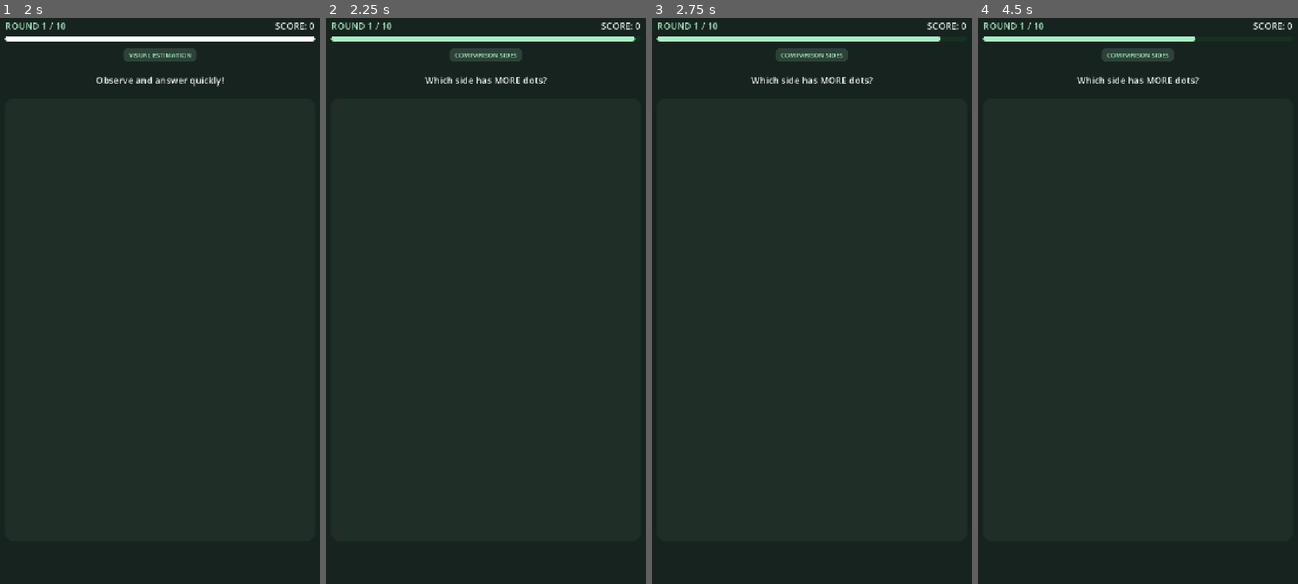
Above: before the commit, frames 1-4 (left to right).
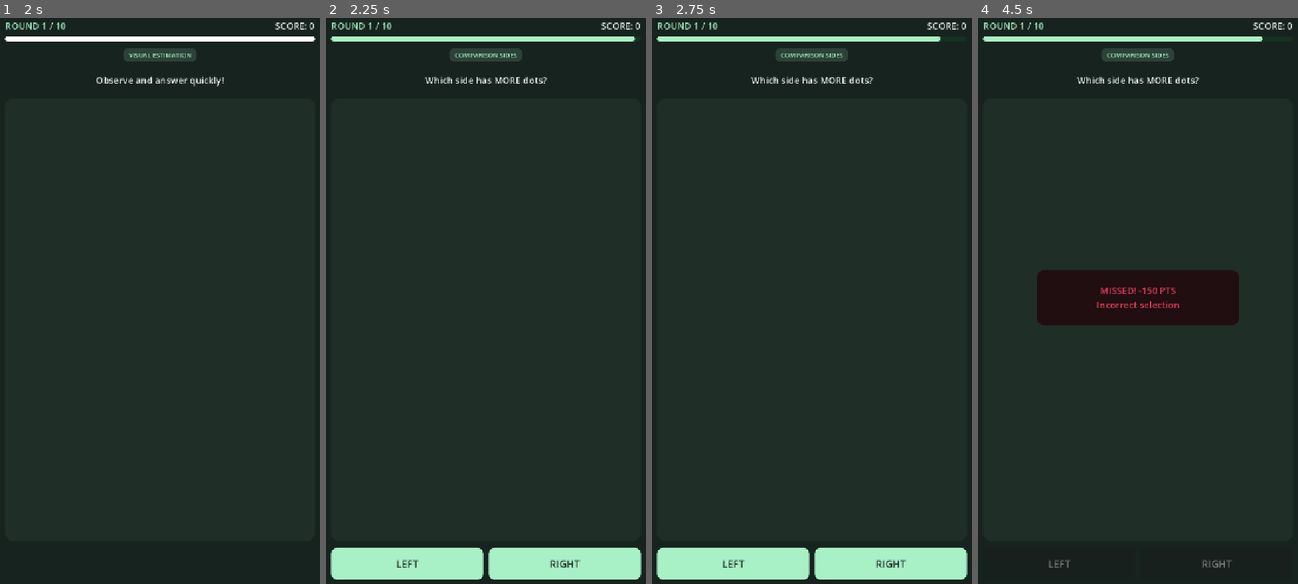
Above: after the commit, the same moments.

Repository: ni3yyn/spotrush
Game: Godot game, scene res://scenes/main/MainMenu.tscn
The game is run twice, just before and just after one commit, with the same random seed, the same clock (stepped at 60 frames per second) and the same inputs.
Inputs (mouse positions are in pixels of both pictures, inside the frame that each line leads up to):
- Up to frame 1 (2 s): click "PLAY SOLO CHALLENGE" at 0.5 s; tap Enter at 1.25 s; move the mouse to (233, 267) at 1.27 s; click (233, 267) at 1.42 s
- Up to frame 2 (2.25 s): tap Space at 2 s; move the mouse to (418, 329) at 2.02 s; click (418, 329) at 2.17 s
- Up to frame 3 (2.75 s): no input
- Up to frame 4 (4.5 s): click (1058, 561) at 2.75 s, where only the run after the commit has a clickable "LEFT"; tap Enter at 3.5 s; move the mouse to (1170, 165) at 3.52 s; click (1170, 165) at 3.67 s; tap Space at 4.25 s; move the mouse to (1122, 414) at 4.27 s; click (1122, 414) at 4.42 s

Frame 1 is identical in both runs. In frame 2, 5.4% of the frame differs, in the area x 1-99%, y 93-100%; in frame 3, 5.4%; in frame 4, 6.4%, in the area x 18-89%, y 3-98%.
Error before the commit: Invalid access to property or key 'theme_override_font_sizes' on a base object of type 'Button'. (res://scripts/ui/ChallengeView.gd:54)

Commit message:
fix: resolve theme_override_font_size property access, integer division, and unused parameter warnings

Diff:
--- a/project.godot
+++ b/project.godot
@@ -1,6 +1,10 @@
 ; Engine configuration file.
 ; It's best edited using the editor UI and not directly,
-; but it can also be modified with any text editor.
+; since the parameters that go here are not all obvious.
+;
+; Format:
+;   [section] ; section goes between []
+;   param=value ; assign values to parameters
 
 config_version=5
 
@@ -8,7 +12,7 @@
 
 config/name="SpotRush"
 run/main_scene="res://scenes/main/MainMenu.tscn"
-config/features=PackedStringArray("4.7", "Compatibility")
+config/features=PackedStringArray("4.7")
 config/icon="res://icon.svg"
 
 [autoload]
@@ -30,7 +34,6 @@
 [input_devices]
 
 pointing/emulate_touch_from_mouse=true
-pointing/emulate_mouse_from_touch=true
 
 [rendering]
 
--- a/scripts/game/MatchController.gd
+++ b/scripts/game/MatchController.gd
@@ -85,7 +85,7 @@
 
 	# Only host or single-player generates challenge
 	if game_mode != GameConfig.GameMode.MULTIPLAYER_CLIENT:
-		var difficulty = 1 + int(float(current_round_index) / float(maxi(1, total_rounds / 3)))
+		var difficulty = 1 + int(float(current_round_index) / maxf(1.0, float(total_rounds) / 3.0))
 		difficulty = clampi(difficulty, 1, 4)
 		current_challenge = ChallengeGenerator.generate_challenge(current_round_index, difficulty)
 		round_duration = current_challenge.time_limit
--- a/scripts/ui/ChallengeView.gd
+++ b/scripts/ui/ChallengeView.gd
@@ -19,25 +19,47 @@
 	btn_action_done.pressed.connect(_on_action_done_pressed)
 	btn_action_done.visible = false
 
+func _ensure_nodes() -> void:
+	if instruction_label == null and has_node("%InstructionLabel"):
+		instruction_label = %InstructionLabel
+	if badge_label == null and has_node("%BadgeLabel"):
+		badge_label = %BadgeLabel
+	if draw_canvas == null and has_node("%DrawCanvas"):
+		draw_canvas = %DrawCanvas
+	if options_container == null and has_node("%OptionsContainer"):
+		options_container = %OptionsContainer
+	if btn_action_done == null and has_node("%BtnActionDone"):
+		btn_action_done = %BtnActionDone
+
 func load_challenge(challenge: ChallengeDefinition) -> void:
+	_ensure_nodes()
 	current_challenge = challenge
 	tapped_indices.clear()
 	is_input_locked = false
 
-	instruction_label.text = challenge.instruction
-	badge_label.text = challenge.type.replace("_", " ").to_upper()
+	if instruction_label != null:
+		instruction_label.text = challenge.instruction
+	if badge_label != null:
+		badge_label.text = challenge.type.replace("_", " ").to_upper()
 
 	_setup_options()
-	draw_canvas.queue_redraw()
+	if draw_canvas != null:
+		draw_canvas.queue_redraw()
 
 func lock_input() -> void:
+	_ensure_nodes()
 	is_input_locked = true
-	btn_action_done.disabled = true
-	for child in options_container.get_children():
-		if child is Button:
-			child.disabled = true
+	if btn_action_done != null:
+		btn_action_done.disabled = true
+	if options_container != null:
+		for child in options_container.get_children():
+			if child is Button:
+				child.disabled = true
 
 func _setup_options() -> void:
+	_ensure_nodes()
+	if options_container == null:
+		return
 	for child in options_container.get_children():
 		child.queue_free()
 
@@ -45,18 +67,21 @@
 		return
 
 	if current_challenge.input_mode == "choice":
-		btn_action_done.visible = false
+		if btn_action_done != null:
+			btn_action_done.visible = false
 		for opt in current_challenge.options:
 			var btn = Button.new()
 			btn.text = str(opt)
 			btn.custom_minimum_size = Vector2(100, 64)
 			btn.size_flags_horizontal = Control.SIZE_EXPAND_FILL
-			btn.theme_override_font_sizes["font_size"] = 22
+			btn.add_theme_font_size_override("font_size", 22)
 
 			var style = StyleBoxFlat.new()
 			style.bg_color = GameConfig.COLOR_MINT
 			style.set_corner_radius_all(14)
 			btn.add_theme_stylebox_override("normal", style)
+			btn.add_theme_stylebox_override("pressed", style)
+			btn.add_theme_stylebox_override("hover", style)
 			btn.add_theme_color_override("font_color", GameConfig.COLOR_DEEP_GREEN)
 
 			var opt_val = opt
--- a/scripts/ui/GameScreen.gd
+++ b/scripts/ui/GameScreen.gd
@@ -74,7 +74,7 @@
 func _on_player_choice(choice: Variant) -> void:
 	GameManager.submit_answer(choice)
 
-func _on_answer_feedback(player_id: int, is_correct: bool, score_delta: int, details: String) -> void:
+func _on_answer_feedback(_player_id: int, is_correct: bool, score_delta: int, details: String) -> void:
 	feedback_panel.visible = true
 
 	var text = ""
@@ -101,8 +101,8 @@
 		var p2_score = GameManager.match_controller.score_manager.get_player_score(p2_id)
 		lbl_score_p2.text = "OPPONENT: %d" % p2_score
 
-func _on_round_ended(round_num: int, scores: Dictionary) -> void:
+func _on_round_ended(_round_num: int, _scores: Dictionary) -> void:
 	challenge_view.lock_input()
 
-func _on_match_ended(results: Dictionary) -> void:
+func _on_match_ended(_results: Dictionary) -> void:
 	SceneRouter.goto_results()
--- a/tests/test_full_game_loop.gd
+++ b/tests/test_full_game_loop.gd
@@ -82,6 +82,20 @@
 		failed += 1
 		errors.append("Rematch reset failed to restore pristine state")
 
+	# Test 5: UI ChallengeView instantiation and option setup across all types
+	var ch_view_scene = load("res://scenes/game/ChallengeView.tscn")
+	if ch_view_scene != null:
+		var ch_view = ch_view_scene.instantiate()
+		for d in [1, 2, 3]:
+			for r in range(6):
+				var test_ch = ChallengeGenerator.generate_challenge(r, d, 2000 + r)
+				ch_view.load_challenge(test_ch)
+		ch_view.free()
+		passed += 1
+	else:
+		failed += 1
+		errors.append("Could not load ChallengeView scene")
+
 	return {
 		"name": "FullGameLoopTests",
 		"passed": passed,
Not shown, added: tests/test_full_game_loop.gd.uid
Not shown, added: tests/test_multiplayer_simulation.gd.uid
